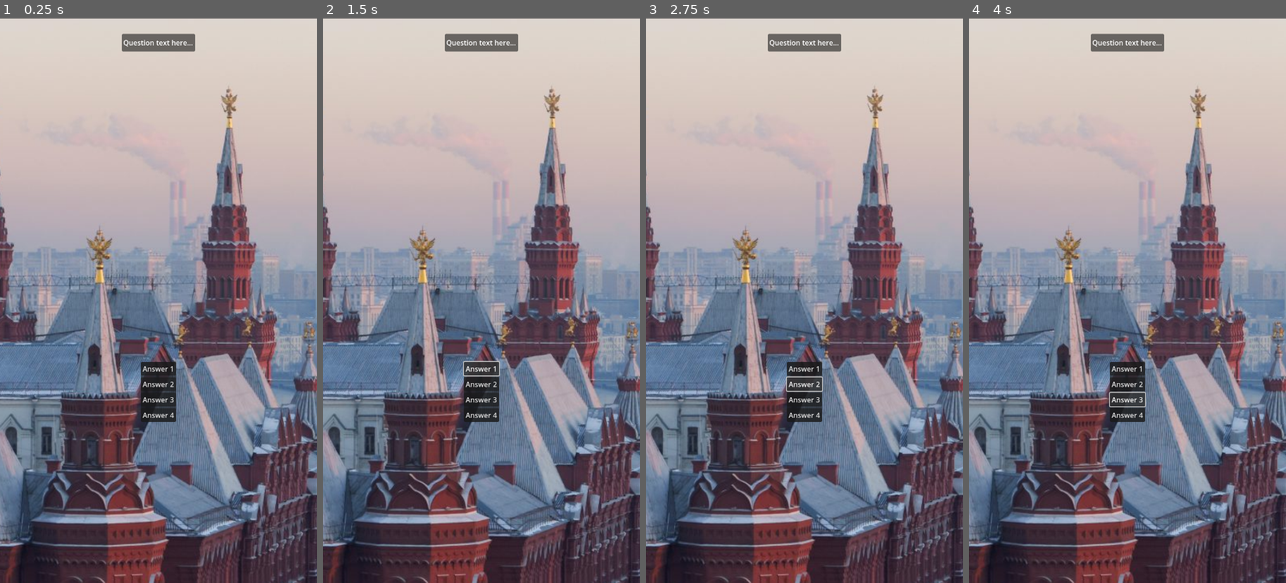
Above: before the commit, frames 1-4 (left to right).
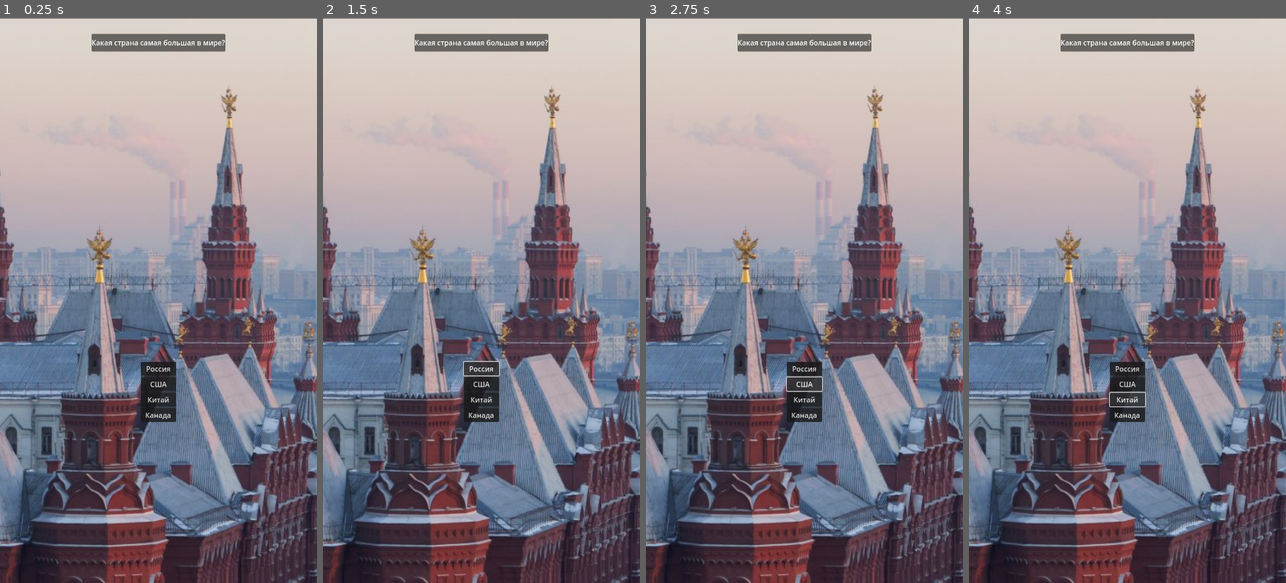
Above: after the commit, the same moments.

Repository: ash4rk/ad-aurum-quiz
Game: Godot game, scene res://scenes/question_screen.tscn
Two runs of this game, one before a commit and one after it. Both use one fixed random seed, a clock stepped at 60 frames per second and the inputs below.
Inputs (mouse positions are in pixels of both pictures, inside the frame that each line leads up to):
- Up to frame 1 (0.25 s): no input
- Up to frame 2 (1.5 s): click (481, 368) at 0.5 s, where only the run before the commit has a clickable "Answer 1"; click (481, 368) at 1.25 s, where only the run after the commit has a clickable "Россия"
- Up to frame 3 (2.75 s): click (804, 385) at 2 s, where only the run before the commit has a clickable "Answer 2"
- Up to frame 4 (4 s): click (1127, 385) at 2.75 s, where only the run after the commit has a clickable "США"; click (1127, 402) at 3.5 s, where only the run before the commit has a clickable "Answer 3"

The runs differ from the first frame. In frame 1, 1.0% of the frame differs, in the area x 28-72%, y 2-71%; in frame 2, 1.0%; in frame 3, 1.0%; in frame 4, 1.0%.

Commit message:
FEAT: Develop question_screen. Introduce answer_button scene

Diff:
--- /dev/null
+++ b/scenes/answer_button.gd
@@ -0,0 +1,9 @@
+extends Button
+
+class_name AnswerButton
+
+var answer_text: String
+var is_correct: bool
+
+func _ready():
+	self.text = answer_text
--- /dev/null
+++ b/scenes/answer_button.tscn
@@ -0,0 +1,6 @@
+[gd_scene load_steps=2 format=3 uid="uid://ccom7kjlxhav3"]
+
+[ext_resource type="Script" path="res://scenes/answer_button.gd" id="1_inxjq"]
+
+[node name="AnswerButton" type="Button"]
+script = ExtResource("1_inxjq")
--- a/scenes/question_screen.gd
+++ b/scenes/question_screen.gd
@@ -1,15 +1,36 @@
 extends Node
 
+const ANSWER_BUTTON_SCENE = preload("res://scenes/answer_button.tscn")
 const QUESTIONS_JSON_PATH = "res://questions.json"
 
-var answer: Dictionary
+var question: Dictionary
+#question.question - question text
+#question.background - image path (like "backgrounds/osmium.jpg")
+#question.answers - array of answers
 
 @onready var question_label = $CanvasLayer/PanelContainer/QuestionLabel
 @onready var bg = $CanvasLayer/BG
-@onready var answer_button_container = $CanvasLayer/PanelContainer2/AnswerButtonsContainer
+@onready var answer_buttons_container = $CanvasLayer/PanelContainer2/AnswerButtonsContainer
 
 func _ready():
 	var json_string = FileAccess.get_file_as_string(QUESTIONS_JSON_PATH)
-	var questions_data = JSON.parse_string(json_string) # Array
-	answer = questions_data[0]
-	print(answer)
+	var questions_data: Array = JSON.parse_string(json_string)
+	question = questions_data[0]
+
+	bg.texture = load("res://" + question.background)
+	question_label.text = question.question
+	_init_answer_buttons(question.answers)
+
+func _init_answer_buttons(answers: Array) -> void:
+	for i in answers:
+		var button: AnswerButton = ANSWER_BUTTON_SCENE.instantiate()
+		button.answer_text = i.text
+		button.is_correct = i.correct
+		answer_buttons_container.add_child(button)
+		button.pressed.connect(_check_correctness.bind(button.is_correct))
+
+func _check_correctness(is_correct: bool) -> void:
+	if is_correct:
+		print("Correct answer!")
+	else:
+		print("Wrong answer!")
--- a/scenes/question_screen.tscn
+++ b/scenes/question_screen.tscn
@@ -1,7 +1,7 @@
-[gd_scene load_steps=3 format=3 uid="uid://cxr45g1bffb5w"]
+[gd_scene load_steps=3 format=3 uid="uid://b3r1gypxbkoxr"]
 
 [ext_resource type="Script" path="res://scenes/question_screen.gd" id="1_5g8i4"]
-[ext_resource type="Texture2D" uid="uid://b045kf2rp4vw7" path="res://background/russia.jpg" id="1_8r070"]
+[ext_resource type="Texture2D" uid="uid://b045kf2rp4vw7" path="res://backgrounds/russia.jpg" id="2_eemx3"]
 
 [node name="QuestionScreen" type="Node"]
 script = ExtResource("1_5g8i4")
@@ -13,7 +13,7 @@
 offset_top = 1.0
 offset_right = 1309.0
 offset_bottom = 1286.0
-texture = ExtResource("1_8r070")
+texture = ExtResource("2_eemx3")
 
 [node name="PanelContainer" type="PanelContainer" parent="CanvasLayer"]
 anchors_preset = 5
@@ -51,19 +51,3 @@
 
 [node name="AnswerButtonsContainer" type="VBoxContainer" parent="CanvasLayer/PanelContainer2"]
 layout_mode = 2
-
-[node name="Button" type="Button" parent="CanvasLayer/PanelContainer2/AnswerButtonsContainer"]
-layout_mode = 2
-text = "Answer 1"
-
-[node name="Button2" type="Button" parent="CanvasLayer/PanelContainer2/AnswerButtonsContainer"]
-layout_mode = 2
-text = "Answer 2"
-
-[node name="Button3" type="Button" parent="CanvasLayer/PanelContainer2/AnswerButtonsContainer"]
-layout_mode = 2
-text = "Answer 3"
-
-[node name="Button4" type="Button" parent="CanvasLayer/PanelContainer2/AnswerButtonsContainer"]
-layout_mode = 2
-text = "Answer 4"
Renamed: background/osmium.jpg -> backgrounds/osmium.jpg
Not shown, changed: backgrounds/osmium.jpg.import
Renamed: background/russia.jpg -> backgrounds/russia.jpg
Not shown, changed: backgrounds/russia.jpg.import
